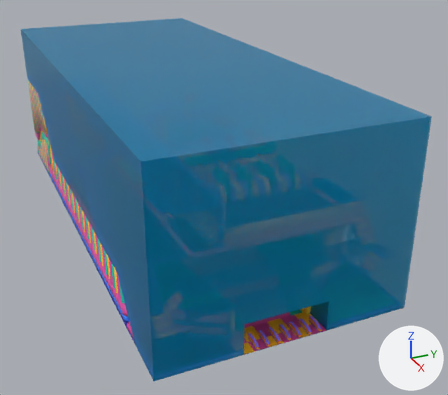
The glTF model models/dcl_knockout_stadium.glb: old version first, new version second.
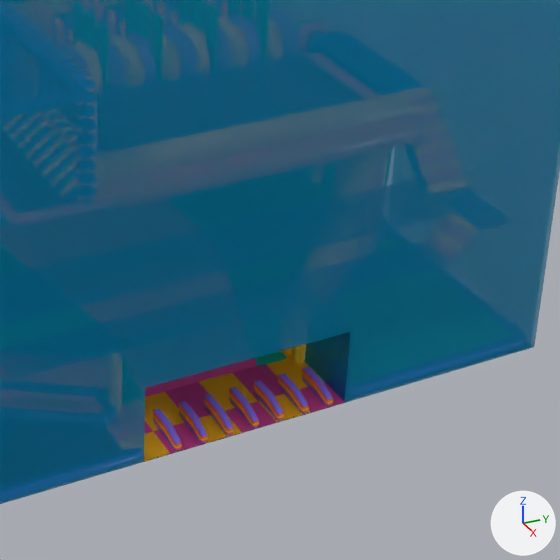
Each version is shown whole from a 50 mm lens placed at (73.2, -69.1, 65.5), pointed at (-46.3, -15.3, 5.8), then close up on the part from 41% to 93% of the width and 42% to 100% of the height. Lighting does not change. The marker at lower right points along +X, +Y and +Z. Objects named as collision shapes, trigger or cutter boxes, shadow casters or lower levels of detail are left out. Where no turn or scale is listed for an object, it has been applied to the vertices. Vertices at the same position are counted once.

The scene before the commit, as lines of its bpy script (objects in view):
```python
me_cube_010 = bpy.data.meshes.new('Cube.010')
me_cube_010.from_pydata(...)  # 14 vertices, 22 faces; spans x -5.4..0.0, y -32.6..-16.6, z 0.0..6.2
me_cube_010.materials.append(mat_transparent)  # picture img_genesis_tx_transp
me_cube_193 = bpy.data.meshes.new('Cube.193')
me_cube_193.from_pydata(...)  # 434 vertices, 840 faces; spans x -3.57..0.0, y -30.23..-17.65, z 0.0..1.26
me_cube_193.materials.append(mat_bouncycastle)  # picture img_genesis_tx
me_plane_002 = bpy.data.meshes.new('Plane.002')
me_plane_002.from_pydata(...)  # 28 vertices, 36 faces; spans x -7.3..0.0, y -33.4..-16.8, z 0.1
me_plane_002.materials.append(mat_bouncycastle)  # picture img_genesis_tx
# before: 0 (-2.6, -19.5, 0.1), 3 (-2.6, -16.8, 0.1) at pixel (324, 382), 7 (-2.6, -25.1, 0.1) at pixel (223, 411), 8 (-2.6, -22.3, 0.1) at pixel (258, 401), 12 (-2.6, -27.8, 0.1)
# before: 16 (-2.6, -30.6, 0.1) at pixel (153, 431), 18 (-2.6, -33.4, 0.1)
me_plane_005 = bpy.data.meshes.new('Plane.005')
me_plane_005.from_pydata(...)  # 4 vertices, 2 faces; spans x -5.3..0.0, y -32.6..-16.6, z 0.0
me_plane_005.materials.append(mat_material_013)  # picture img_starting_gate_decal
me_plane_021 = bpy.data.meshes.new('Plane.021')
me_plane_021.from_pydata(...)  # 247 vertices, 432 faces; spans x -111.6..-6.2, y -45.1..-2.5, z -0.4..3.1
me_plane_021.materials.append(mat_bouncycastle)  # picture img_genesis_tx
ob_glass_wall = bpy.data.objects.new('glass_wall', me_cube_010)
ob_glass_wall.location = (0.0, 0.0, 0.0)
ob_newcourse_mod = bpy.data.objects.new('newCourse_mod', me_plane_021)
ob_newcourse_mod.location = (0.0, 0.0, 0.0)
ob_pinballgate = bpy.data.objects.new('pinballGate', me_cube_193)
ob_pinballgate.location = (0.0, 0.0, 0.0)
ob_plane = bpy.data.objects.new('Plane', me_plane_005)
ob_plane.location = (0.0, 0.0, 0.0)
ob_plane_015 = bpy.data.objects.new('Plane.015', me_plane_002)
ob_plane_015.location = (0.0, 0.0, 0.0)
# also in view: 'externalWall' at (-56.0, -24.0, 18.1)
```
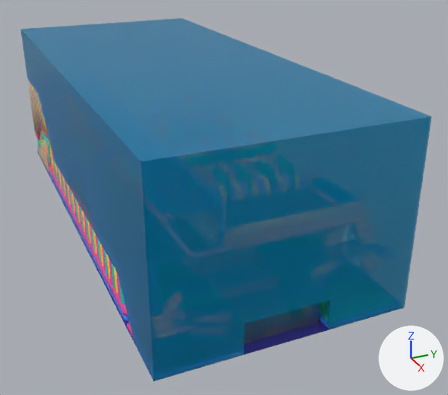
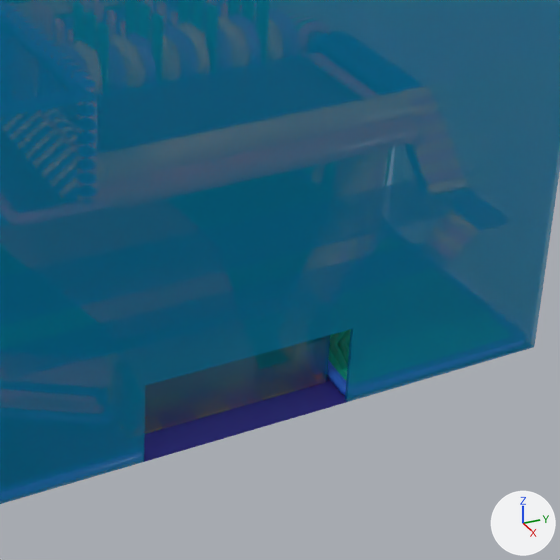
Diff of the bpy script that builds the scene:
```diff
--- a/models/dcl_knockout_stadium.glb.py
+++ b/models/dcl_knockout_stadium.glb.py
@@ mat_transparent_001 @@
+mat_transparent_001 = principled_material('transparent.001')
+mat_transparent_001.texture = img_genesis_tx_transp  # with its transparency
+mat_transparent_001.metallic = 0.765
+mat_transparent_001.roughness = 0.294
@@ me_cube_193 @@
 me_cube_193.from_pydata(...)  # 434 vertices, 840 faces; spans x -3.57..0.0, y -30.23..-17.65, z 0.0..1.26
 # used by ob_pinballgate; location = (0.0, 0.0, 0.0)
+# me_cube_193 part 1: the loose piece of 62 vertices spanning x -3.57..0.0, y -26.23..-25.65, z 0.0..1.26 is deleted
+# me_cube_193 part 2: the loose piece of 62 vertices spanning x -3.57..0.0, y -24.23..-23.65, z 0.0..1.26 is deleted
+# me_cube_193 part 3: the loose piece of 62 vertices spanning x -3.57..0.0, y -22.23..-21.65, z 0.0..1.26 is deleted
+# me_cube_193 part 4: the loose piece of 62 vertices spanning x -3.57..0.0, y -28.23..-27.65, z 0.0..1.26 is deleted
+# me_cube_193 part 5: the loose piece of 62 vertices spanning x -3.57..0.0, y -20.23..-19.65, z 0.0..1.26 is deleted
 me_cube_193.materials.append(mat_bouncycastle)
@@ me_plane_002 @@
 me_plane_002.from_pydata(...)  # 28 vertices, 36 faces; spans x -7.3..0.0, y -33.4..-16.8, z 0.1
 # used by ob_plane_015; location = (0.0, 0.0, 0.0)
+# me_plane_002 part 6
+for i in [0, 3, 7, 8, 12, 16, 18]: me_plane_002.vertices[i].co += Vector((-1.2, 0.0, 0.0))
 me_plane_002.materials.append(mat_bouncycastle)
@@ me_cube_003 @@
+me_cube_003.from_pydata(...)  # 36 vertices, 56 faces; spans x 0.0..2.8, y 16.5..32.5, z 0.0..6.2
+# faces by material slot: [34, 22]
+me_cube_003.materials.append(mat_transparent_001)  # picture img_genesis_tx_transp
+me_cube_003.materials.append(mat_transparent)  # picture img_genesis_tx_transp
@@ ob_pinballgate @@
 ob_pinballgate = bpy.data.objects.new('pinballGate', me_cube_193)
-ob_pinballgate.location = (0.0, 0.0, 0.0)
+ob_pinballgate.location = (-2.8, 4.5, 0.0)
+ob_pinballgate.scale = (0.664, 1.21, 1.13)
@@ ob_plane_015 @@
 ob_plane_015 = bpy.data.objects.new('Plane.015', me_plane_002)
-ob_plane_015.location = (0.0, 0.0, 0.0)
+ob_plane_015.location = (-2.6, -0.5, 0.0)
+ob_plane_015.scale = (0.447, 0.956, 1.0)
@@ ob_glass_wall @@
-ob_glass_wall = bpy.data.objects.new('glass_wall', me_cube_010)
-ob_glass_wall.location = (0.0, 0.0, 0.0)
@@ ob_plane @@
-ob_plane = bpy.data.objects.new('Plane', me_plane_005)
-ob_plane.location = (0.0, 0.0, 0.0)
@@ ob_start_gate_glass @@
+ob_start_gate_glass = bpy.data.objects.new('start_gate_glass', me_cube_003)
+ob_start_gate_glass.location = (-5.4, -49.0, 0.0)
```

Where the change shows, as pixel boxes [x1, y1, x2, y2] in the close-ups (560 x 560 px; the box of a moved part takes in the faces that stretch with it):
'start_gate_glass', added (blue)
    after: [145, 335, 330, 434]
'Plane.015', reshaped, moved, rescaled (not visible afterwards)
    before: [144, 358, 344, 461]
'pinballGate', reshaped, moved, rescaled (not visible afterwards)
    before: [153, 367, 333, 451]
'glass_wall', deleted (cyan)
    before: [145, 329, 353, 403]
'Plane', deleted
    before: [147, 403, 341, 461]
part 1 of me_cube_193, deleted
    before: [204, 394, 234, 436]
part 2 of me_cube_193, deleted
    before: [229, 387, 259, 428]
part 3 of me_cube_193, deleted
    before: [254, 380, 284, 421]
part 4 of me_cube_193, deleted
    before: [179, 401, 208, 443]
part 5 of me_cube_193, deleted
    before: [278, 373, 309, 414]
part 6 of me_plane_002, moved or reshaped (not visible afterwards)
    before: [144, 363, 344, 461]
'course', unchanged, uncovered by the edit
    before: [144, 352, 343, 462]
    after: [144, 377, 346, 462]
